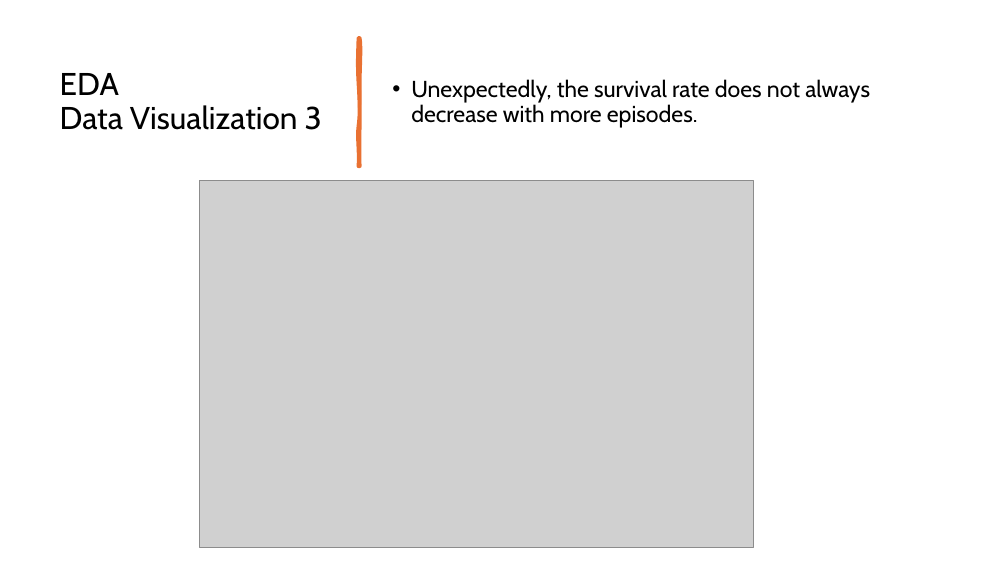
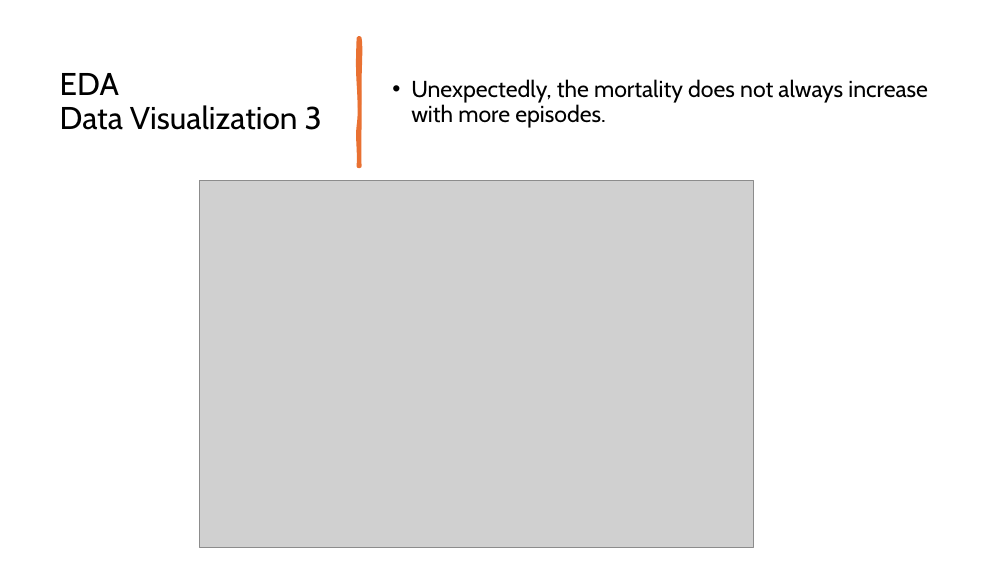
Before and after one commit to Barcayzc/Project1030, a slide deck: slide 6 of Presentation.pptx. Drawn at 1008x567 pixels with LibreOffice and Linux fonts; fonts in the diff are those of the drawing; grey boxes stand for pictures. Boxes give left, top, right and bottom in pixels: in the first picture for what was removed or moved away, otherwise in the second. Text is boxed around its words. In the diff, an @@ line names an element or a change of style, - is before the commit and + after.

```diff
--- a/Presentation.pptx
+++ b/Presentation.pptx
@@ text at <box>411,79,928,128</box>: text changed @@
-• Unexpectedly, the survival rate does not always decrease with more episodes.
+• Unexpectedly, the mortality does not always increase with more episodes.
```
Also in this commit, not shown: 2 other slides changed, 53 other files.
